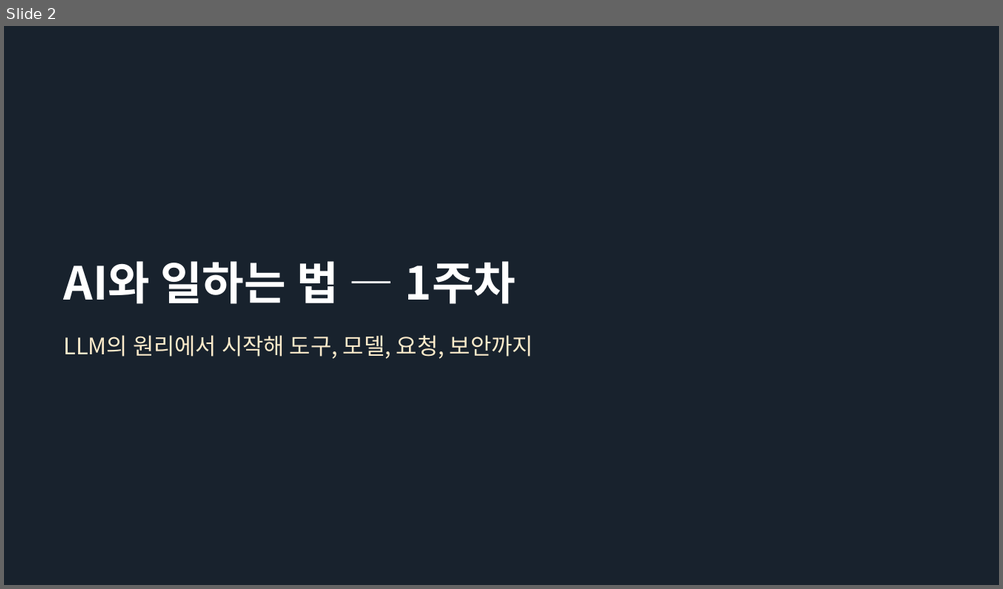
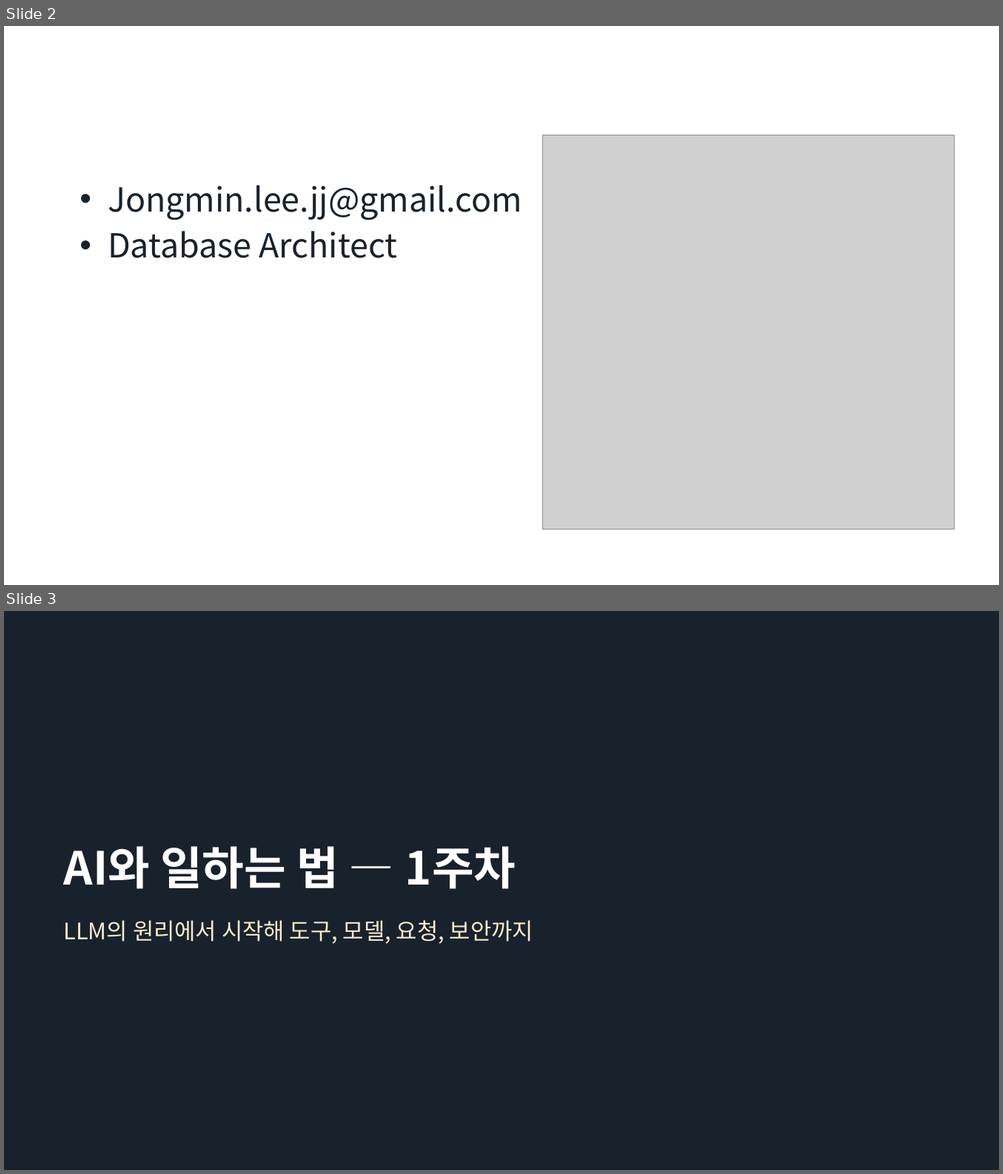
Before and after one commit to aplaxas/AI-Harness, a slide deck: courses/ai-for-work/1-week/decks/1주차-AI와-일하는-법.pptx. Shown one above the other, each under a label of ours: slide 2 before the commit, slides 2 and 3 after it. The pictures are 1003x589 and 1003x1174 pixels, drawn with LibreOffice and Linux fonts; fonts in the diff are those of the drawing; grey boxes stand for pictures. Boxes give left, top, right and bottom in pixels: in the first picture for what was removed or moved away, otherwise in the second. Text is boxed around its words. In the diff, an @@ line names an element or a change of style, - is before the commit and + after.

```diff
--- a/courses/ai-for-work/1-week/decks/1주차-AI와-일하는-법.pptx
+++ b/courses/ai-for-work/1-week/decks/1주차-AI와-일하는-법.pptx
@@ slide 2 added at bbox=[4, 26, 999, 585], background #FFFFFF @@
@@ picture added at bbox=[542, 135, 954, 531] @@
@@ text added at bbox=[108, 185, 522, 258], 32 pt, text #18222D @@
+• Jongmin.lee.jj@gmail.com
+• Database Architect
@@ what was slide 2 is now slide 3 @@
```
Also in this commit, not shown: 4 other files.
